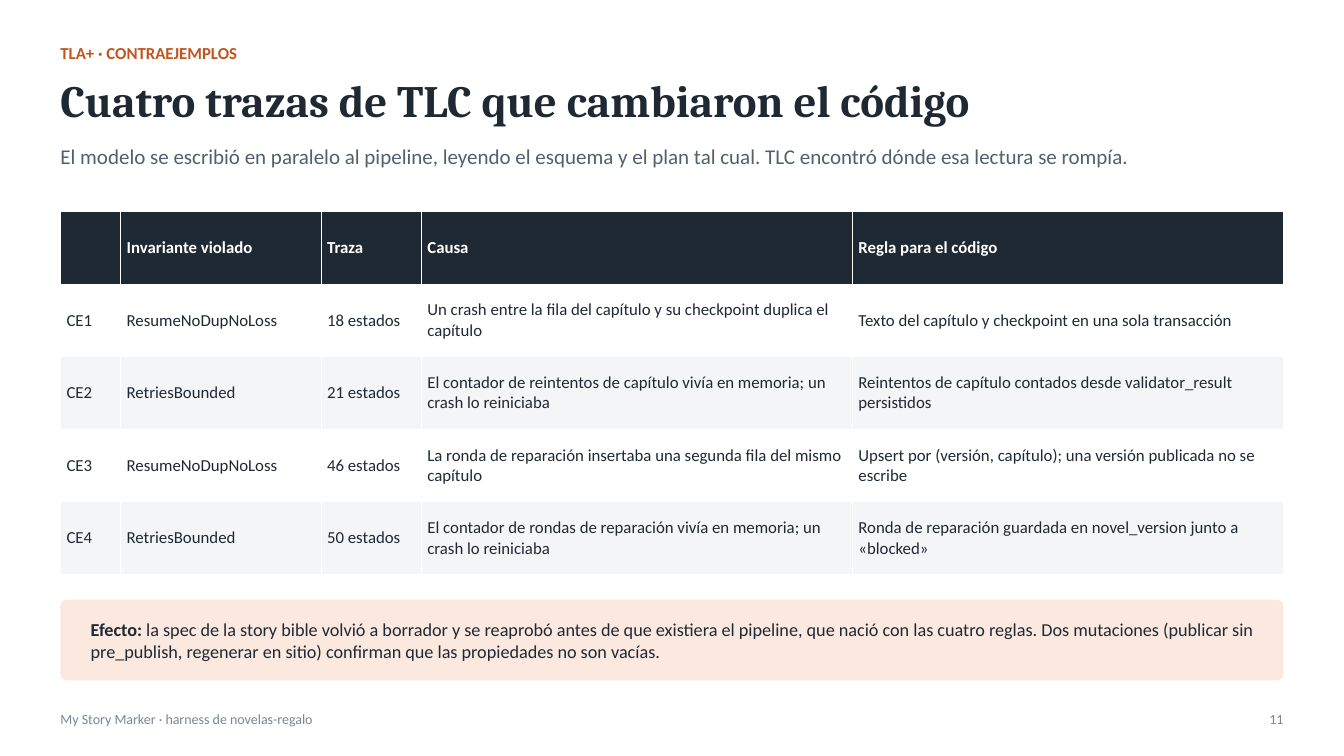
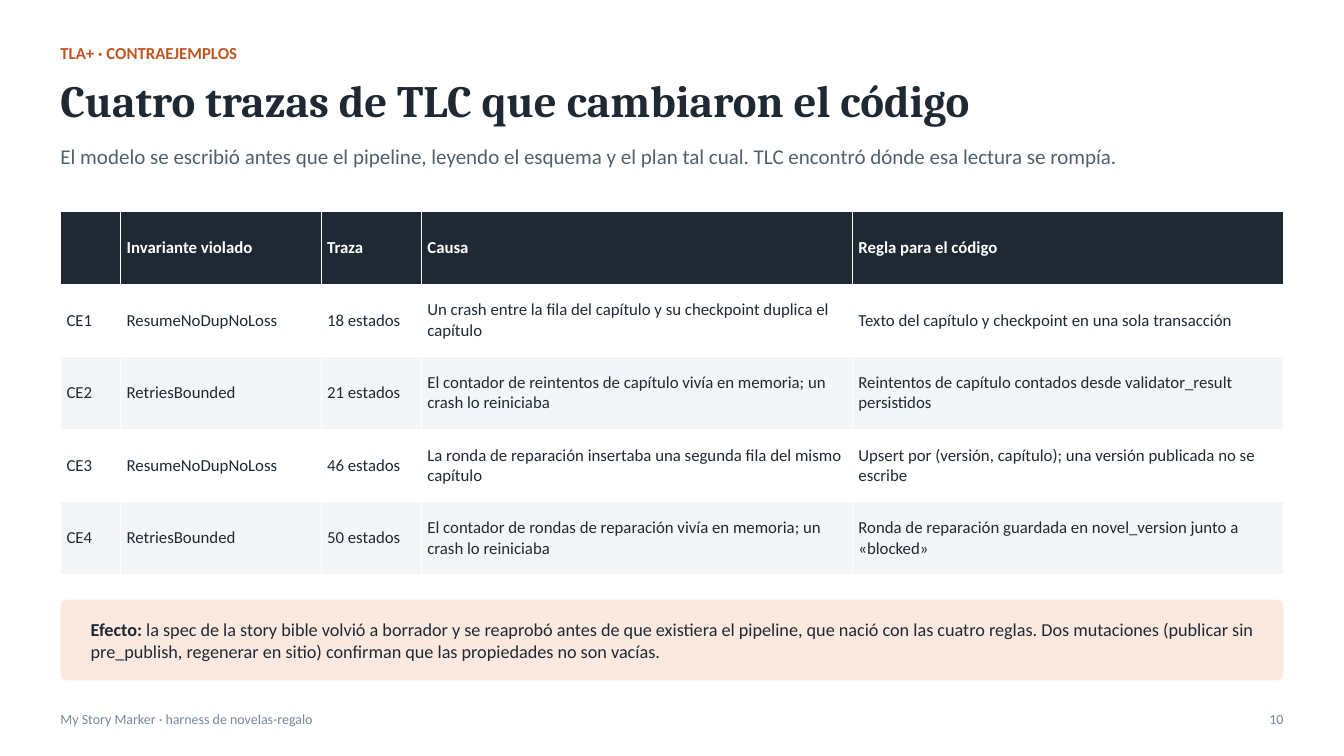
Before and after one commit to ignacio-hurtado-qaracter/My-Story-Marker, a slide deck: slide 10 of presentacion/presentacion.pptx (slide 11 before the commit). Drawn at 1344x756 pixels with LibreOffice and Linux fonts; fonts in the diff are those of the drawing. Boxes give left, top, right and bottom in pixels: in the first picture for what was removed or moved away, otherwise in the second. Text is boxed around its words. In the diff, an @@ line names an element or a change of style, - is before the commit and + after.

```diff
--- a/presentacion/presentacion.pptx
+++ b/presentacion/presentacion.pptx
@@ text at (x1=60, y1=149, x2=1116, y2=168): text changed @@
-El modelo se escribió en paralelo al pipeline, leyendo el esquema y el plan tal cual. TLC encontró dónde esa lectura se rompía.
+El modelo se escribió antes que el pipeline, leyendo el esquema y el plan tal cual. TLC encontró dónde esa lectura se rompía.
@@ text at (x1=1269, y1=715, x2=1283, y2=724): text changed @@
-11
+10
```
Also in this commit, not shown: 13 other slides changed, 5 slides added, 4 slides removed, 23 other files.
